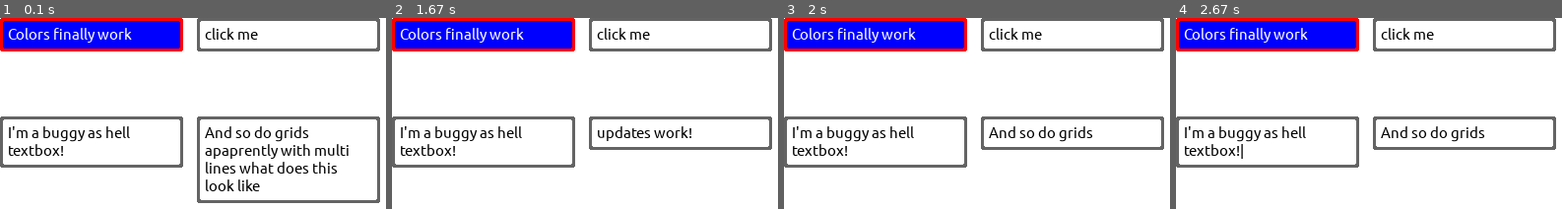
Above: before the commit, frames 1-4 (left to right).
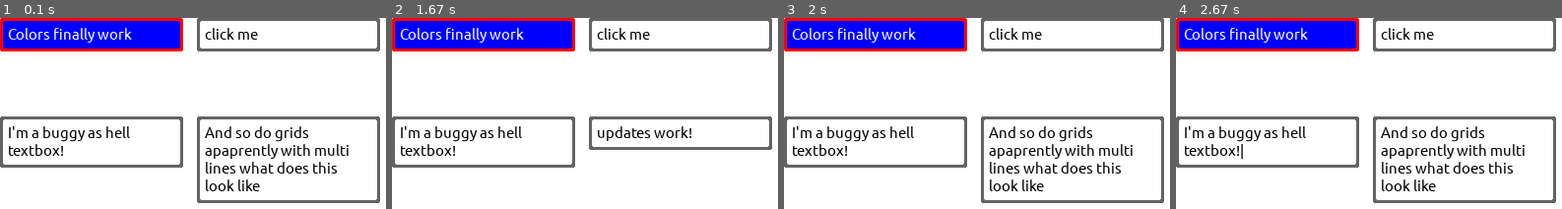
Above: after the commit, the same moments.

Repository: Camleaf/ICS3U
Game: pygame game, started from U3/lib/pymenu/pymenutest.py
The game is run twice, just before and just after one commit, with the same random seed, the same clock (stepped at 60 frames per second) and the same inputs.
Inputs (mouse positions are in pixels of both pictures, inside the frame that each line leads up to):
- Up to frame 1 (0.1 s): no input
- Up to frame 2 (1.67 s): click (689, 67) at 0.38 s; tap Enter at 0.67 s; click (465, 155) at 1.05 s; click (outside the picture) at 1.38 s
- Up to frame 3 (2 s): click (988, 82) at 1.72 s
- Up to frame 4 (2.67 s): click (1361, 147) at 2.55 s

Frames 1-2 are identical in both runs. In frame 3, 3.6% of the frame differs, in the area x 51-99%, y 65-97%; in frame 4, 3.6%.

Commit message:
new line comment last thing tonight hopefully

Diff:
--- a/U3/lib/pymenu/pymenutest.py
+++ b/U3/lib/pymenu/pymenutest.py
@@ -5,7 +5,7 @@
 
 pg.init()
 
-# this code (lines 9-21) runs like 250 lines behind the scenes
+# now i just need clipboard integration
 display = pg.display.set_mode((400,400))
 window = mu.Window(400,400, (101,101,100))
 
@@ -13,7 +13,7 @@
 BLUE = (0, 0, 255)
 RED = (255, 0, 0)
 
-switch = ["updates work!", "And so do grids"]
+switch = ["updates work!", "And so do grids apaprently with multi lines what does this look like"]
 idx = 0
 def button_test(an_arg, otherID):
     global idx
